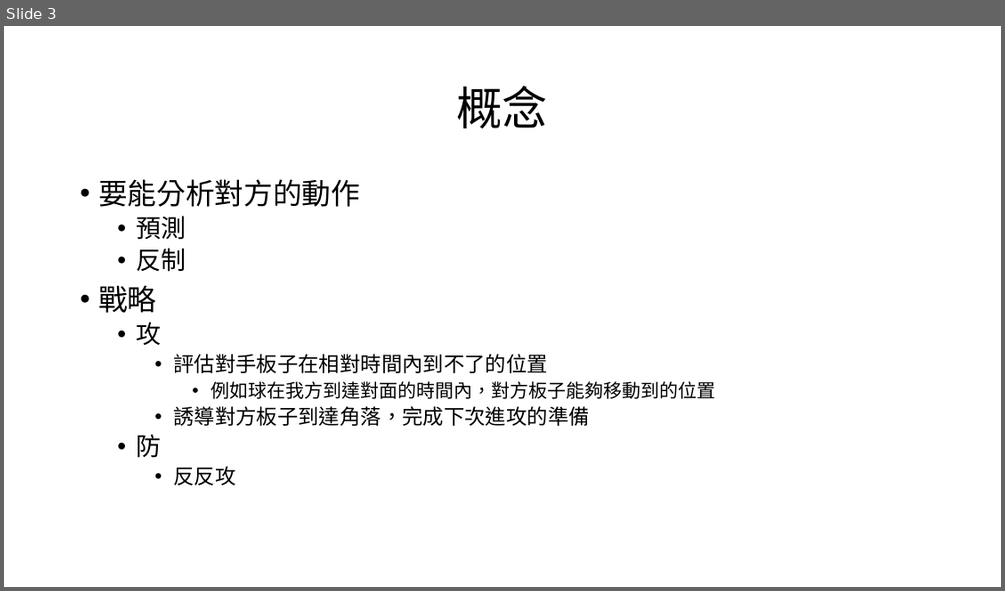
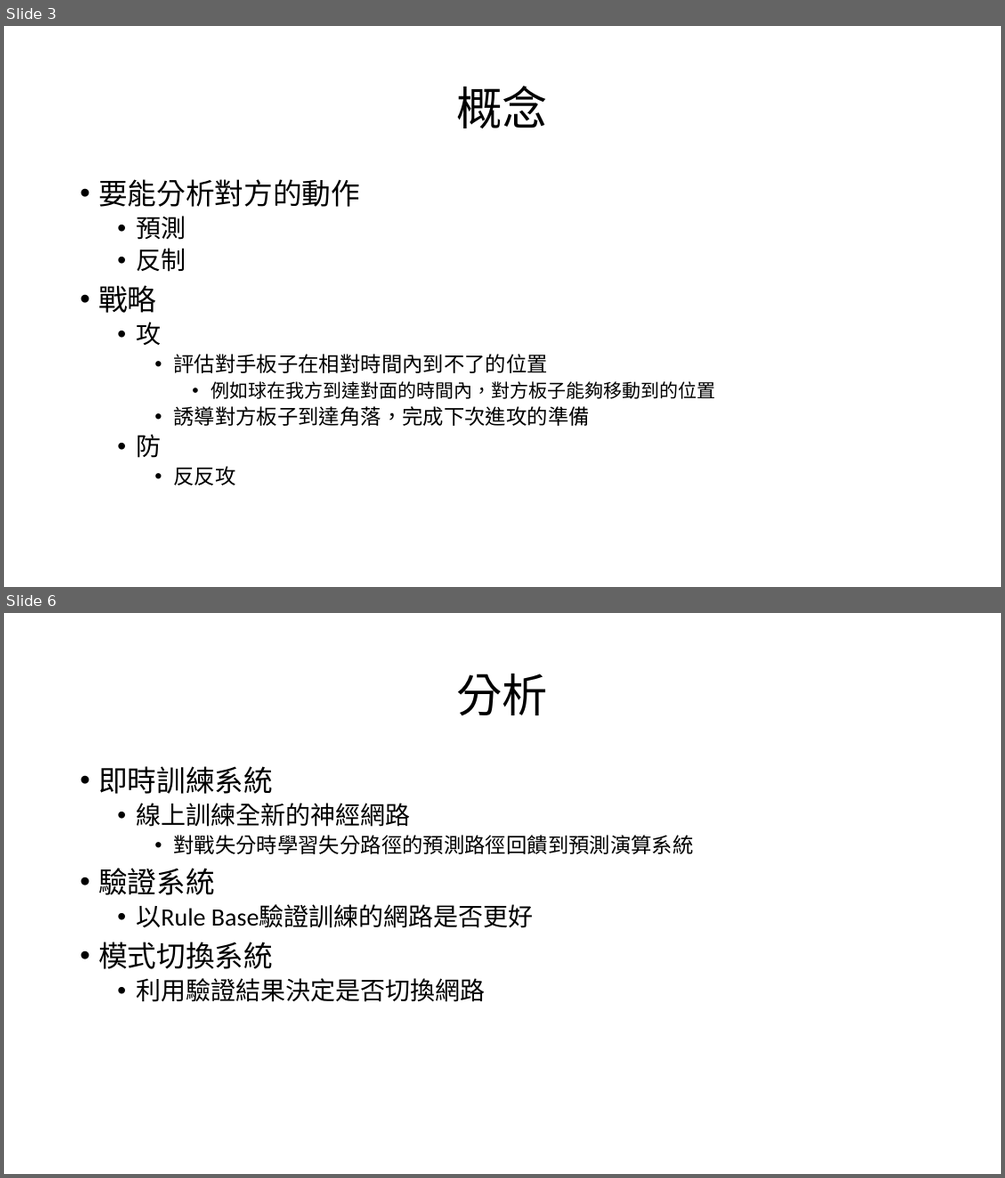
Before and after one commit to HongYu313Lin/-, a slide deck: 乒乓球規格.pptx. Shown one above the other, each under a label of ours: slide 3 before the commit, slides 3 and 6 after it; the slides between them are not shown. The pictures are 1005x591 and 1005x1178 pixels, drawn with LibreOffice and Linux fonts; fonts in the diff are those of the drawing. Boxes give left, top, right and bottom in pixels: in the first picture for what was removed or moved away, otherwise in the second. Text is boxed around its words. In the diff, an @@ line names an element or a change of style, - is before the commit and + after.

Commit message:
增加分析

```diff
--- a/乒乓球規格.pptx
+++ b/乒乓球規格.pptx
@@ slide 6 added at <box>4,613,1001,1174</box>, background #FFFFFF @@
@@ title added at <box>457,674,549,716</box>, 44 pt, text #000000 @@
+分析
@@ text added at <box>98,766,693,1002</box>, 24 pt, text #000000 @@
+• 即時訓練系統
+  • 線上訓練全新的神經網路
+    • 對戰失分時學習失分路徑的預測路徑回饋到預測演算系統
+• 驗證系統
+  • 以Rule Base驗證訓練的網路是否更好
+• 模式切換系統
+  • 利用驗證結果決定是否切換網路
```
Also in this commit, not shown: 1 slide changed, 1 other slide added.
